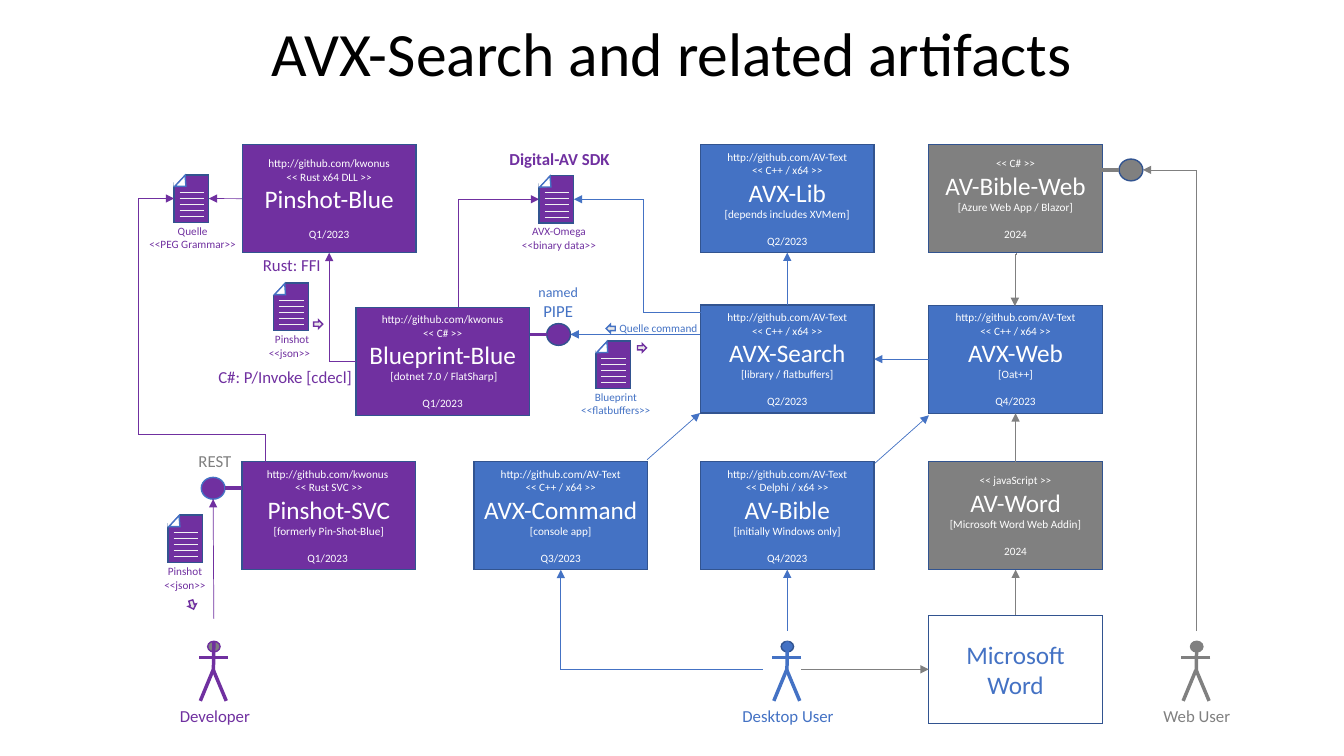
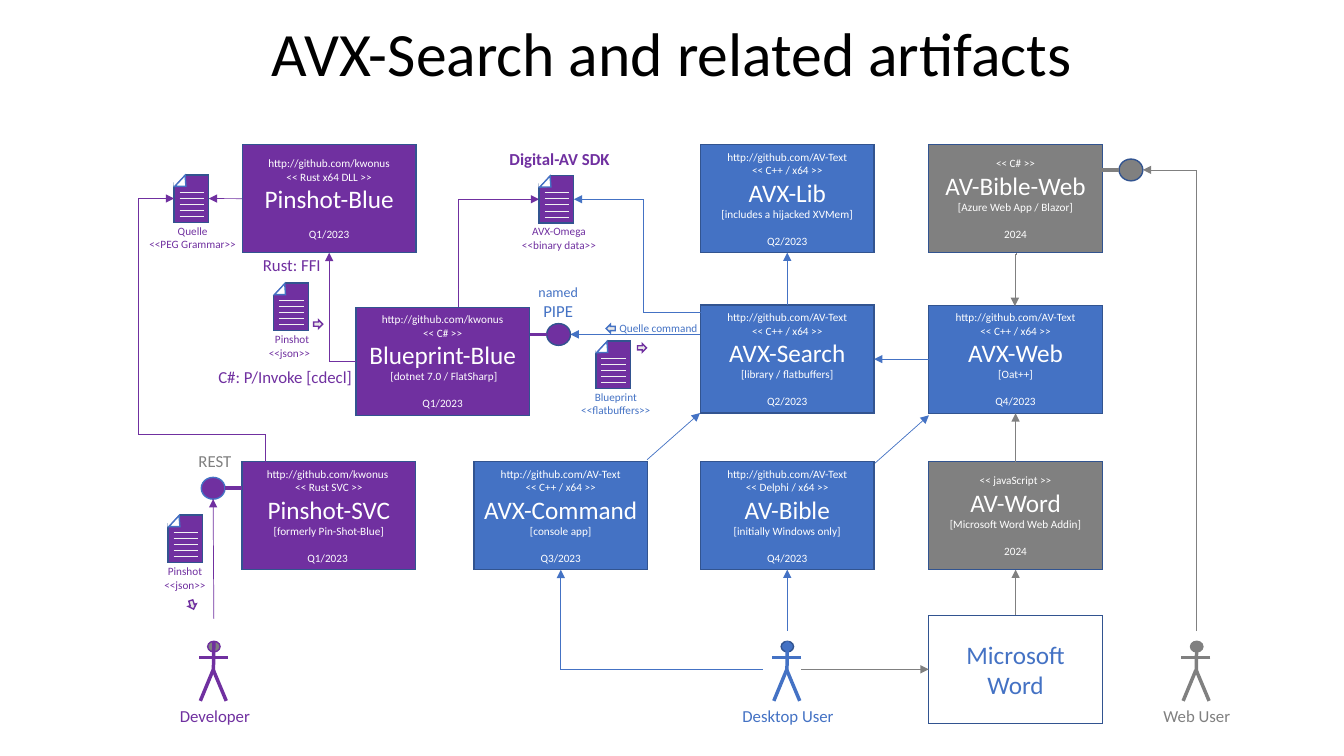
Before and after one commit to AV-Text/AVX, a slide deck: slide 2 of AVXSearch/AVX-Search.pptx. Drawn at 1344x756 pixels with LibreOffice and Linux fonts; fonts in the diff are those of the drawing. Boxes give left, top, right and bottom in pixels: in the first picture for what was removed or moved away, otherwise in the second. Text is boxed around its words. In the diff, an @@ line names an element or a change of style, - is before the commit and + after.

```diff
--- a/AVXSearch/AVX-Search.pptx
+++ b/AVXSearch/AVX-Search.pptx
@@ text in rectangle at (721,210,853,220): text changed @@
-[depends includes XVMem]
+[includes a hijacked XVMem]
```
Also in this commit, not shown: 4 other files.
